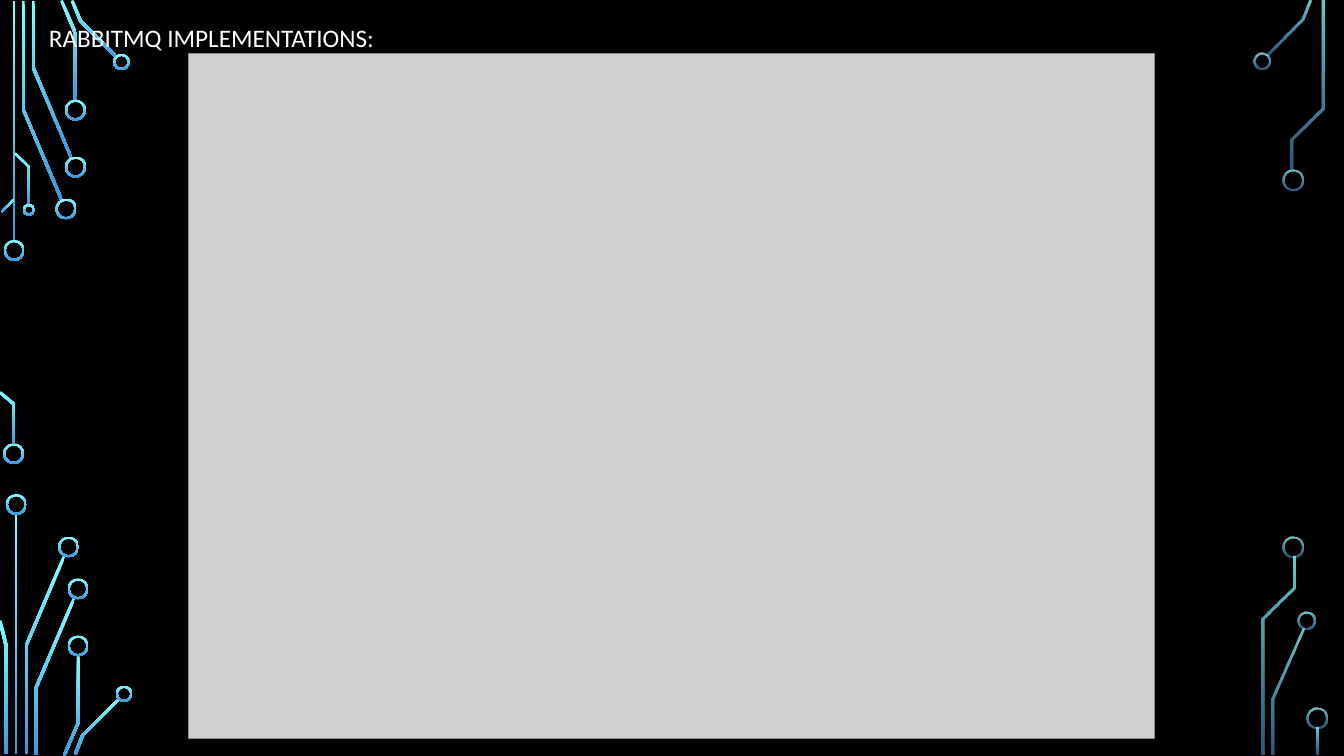
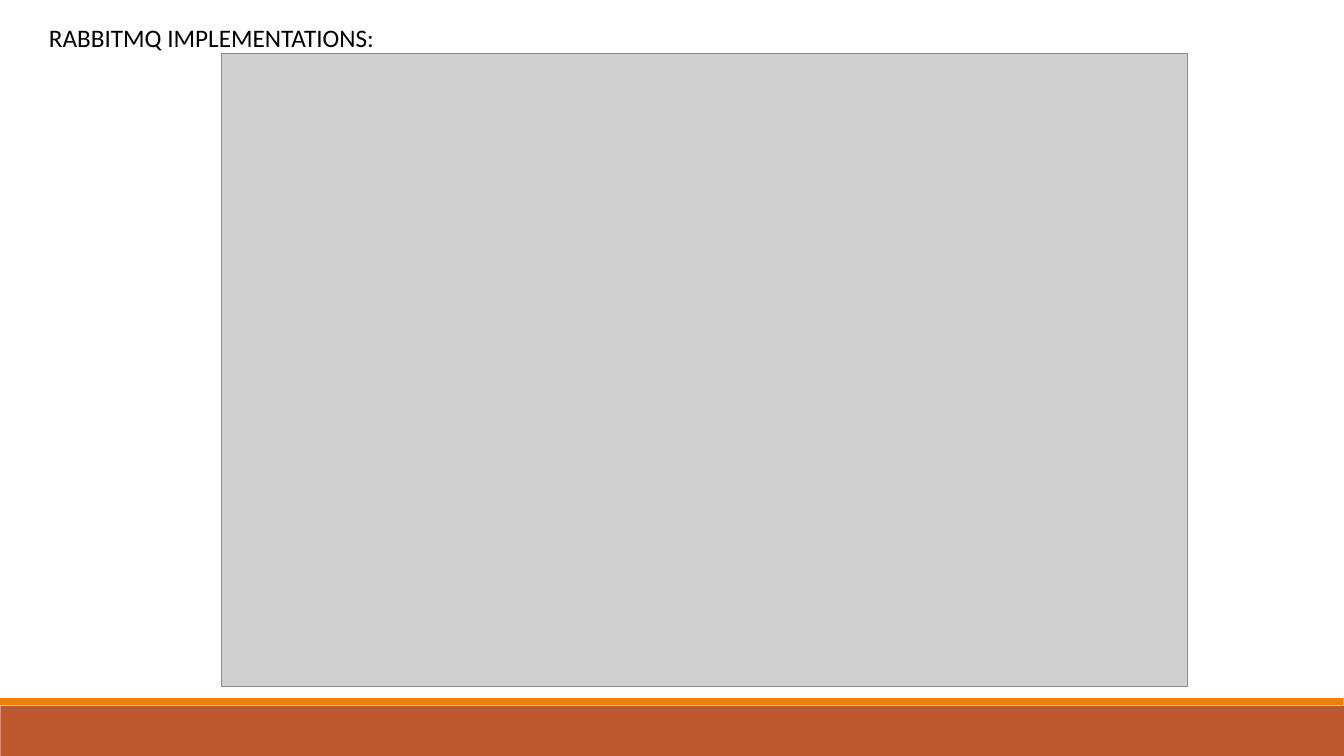
Before and after one commit to vishnuvishal-11/Vishnuvishal, a slide deck: slide 10 of Presentations/RabbitMQ.pptx (slide 8 before the commit). Drawn at 1344x756 pixels with LibreOffice and Linux fonts; fonts in the diff are those of the drawing; grey boxes stand for pictures; background and template pictures are left out. Boxes give left, top, right and bottom in pixels: in the first picture for what was removed or moved away, otherwise in the second. Text is boxed around its words. In the diff, an @@ line names an element or a change of style, - is before the commit and + after.

```diff
--- a/Presentations/RabbitMQ.pptx
+++ b/Presentations/RabbitMQ.pptx
@@ background picture (left out) to #FFFFFF @@
@@ text "RABBITMQ IMPLEMENTATIONS:" at box(49, 30, 374, 54): text colour #FFFFFF to #000000 @@
@@ picture: place and size @@
-picture at box(190, 53, 1155, 738)
+picture at box(222, 53, 1188, 686)
@@ rectangle added at box(0, 706, 1344, 756), fill #BD582C @@
@@ rectangle added at box(0, 699, 1344, 706), fill #E48312 @@
@@ group removed at box(0, 0, 1328, 756): 33 freeform shapes, 3 rectangles @@
```
Also in this commit, not shown: 8 other slides changed, 2 slides added, 1 other file.
